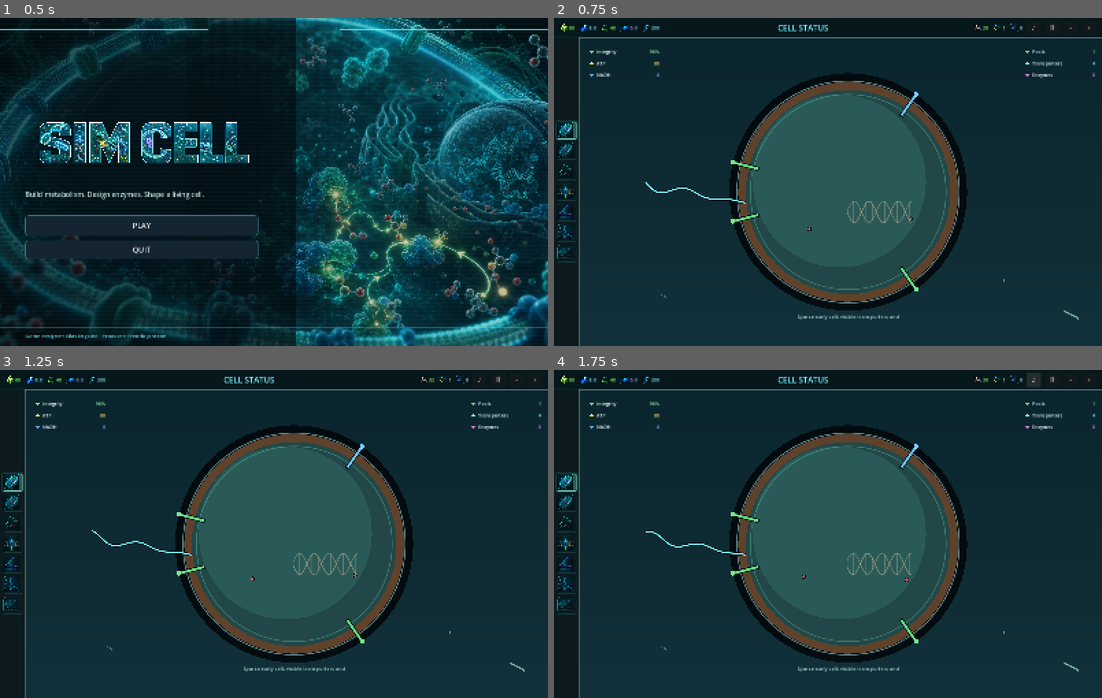
Above: before the commit, frames 1-4 (two rows, left to right).
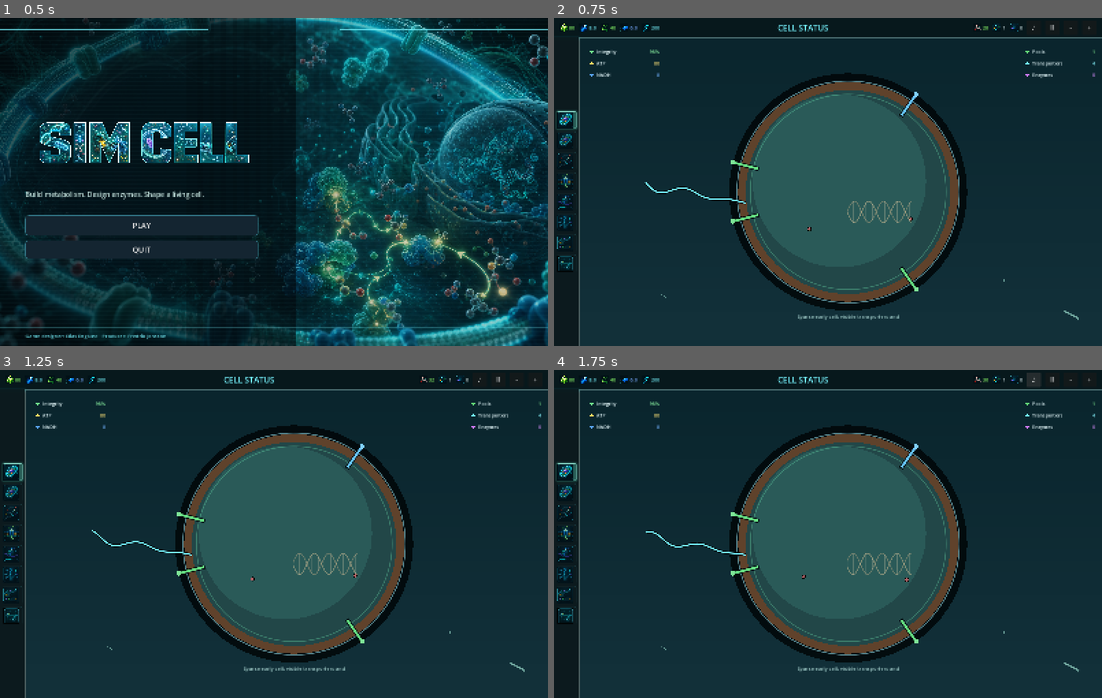
Above: after the commit, the same moments.

Repository: EliasEnglund/SimCell
Game: Godot game, scene res://scenes/main.tscn
The game is run twice, just before and just after one commit, with the same random seed, the same clock (stepped at 60 frames per second) and the same inputs.
Inputs:
- Up to frame 1 (0.5 s): no input
- Up to frame 2 (0.75 s): click "PLAY" at 0.5 s
- Up to frame 3 (1.25 s): no input
- Up to frame 4 (1.75 s): click "♪" at 1.25 s

Frame 1 is identical in both runs. In frame 2, 0.7% of the frame differs, in the area x 0-5%, y 28-78%; in frame 3, 0.7%; in frame 4, 0.7%.

Commit message:
Add map designer and stable exploration cell idle

Diff:
--- a/scripts/ui/cell_view.gd
+++ b/scripts/ui/cell_view.gd
@@ -7,6 +7,7 @@
 const BASE_CELL_RADIUS := 170.0
 const EXPLORATION_ZOOM := 0.62
 const WORLD_BOUNDS := Rect2(Vector2(-2600.0, -2100.0), Vector2(5200.0, 4200.0))
+const MAP_PATH := "res://data/exploration_map.json"
 
 var cell_position := Vector2.ZERO
 var cell_angle := -0.18
@@ -24,14 +25,14 @@
 var _background_texture: Texture2D
 var _particle_overlay_texture: Texture2D
 var _object_texture: Texture2D
-var _object_animation_texture: Texture2D
+var _player_cell_texture: Texture2D
 
 func _ready() -> void:
 	mouse_filter = Control.MOUSE_FILTER_STOP
 	_background_texture = _load_texture("res://assets/art_lab/exploration/exploration-background.png")
 	_particle_overlay_texture = _load_texture("res://assets/art_lab/exploration/parallax-particles-alpha.png")
 	_object_texture = _load_texture("res://assets/art_lab/exploration/exploration-objects-alpha.png")
-	_object_animation_texture = _load_texture("res://assets/art_lab/exploration/exploration-object-animation-alpha.png")
+	_player_cell_texture = _load_texture("res://assets/art_lab/exploration/player-cell-idle-alpha.png")
 	_build_environment()
 	_build_clouds()
 	_build_particles()
@@ -308,19 +309,13 @@
 func _draw_environment_sprite(item: Dictionary, pos: Vector2, alpha: float) -> void:
 	var kind := str(item.get("type", ""))
 	var scale_value := float(item.get("scale", 1.0)) * zoom
-	var animation_region := _object_animation_region(kind)
-	if _object_animation_texture != null and animation_region.size != Vector2.ZERO:
-		var animation_size := _object_animation_sprite_size(kind) * scale_value
-		var frame := int(floor(_elapsed * 5.0 + float(abs(str(item.get("pos", Vector2.ZERO)).hash() % 4)))) % 4
-		var row_region := animation_region
-		row_region.position.x += row_region.size.x * float(frame)
-		_draw_texture_region_centered(_object_animation_texture, row_region, pos, animation_size, float(item.get("angle", 0.0)), Color(1, 1, 1, alpha))
-		return
 	var region := _object_sprite_region(kind, int(item.get("variant", 0)))
-	var pulse := 1.0 + sin(_elapsed * 1.7 + pos.x * 0.013 + pos.y * 0.007) * 0.025
+	var phase := pos.x * 0.013 + pos.y * 0.007
+	var pulse := 1.0 + sin(_elapsed * 1.7 + phase) * 0.025
 	var target_size := _object_sprite_size(kind) * scale_value * pulse
-	var angle := float(item.get("angle", 0.0)) + sin(_elapsed * 0.18 + pos.x * 0.01) * 0.035
-	_draw_texture_region_centered(_object_texture, region, pos, target_size, angle, Color(1, 1, 1, alpha))
+	var angle := float(item.get("angle", 0.0)) + sin(_elapsed * 0.42 + phase) * 0.018
+	var bob := Vector2(0, sin(_elapsed * 1.1 + phase) * 3.0)
+	_draw_texture_region_centered(_object_texture, region, pos + bob, target_size, angle, Color(1, 1, 1, alpha))
 
 func _object_sprite_region(kind: String, variant: int) -> Rect2:
 	var tex_size := Vector2(_object_texture.get_width(), _object_texture.get_height())
@@ -343,23 +338,6 @@
 			return Rect2(Vector2(cell_w * float(2 + variant % 2), cell_h * 2.0), Vector2(cell_w, cell_h))
 	return Rect2(Vector2.ZERO, Vector2(cell_w, cell_h))
 
-func _object_animation_region(kind: String) -> Rect2:
-	if _object_animation_texture == null:
-		return Rect2()
-	var tex_size := Vector2(_object_animation_texture.get_width(), _object_animation_texture.get_height())
-	var frame_w := tex_size.x / 4.0
-	var row_h := tex_size.y / 4.0
-	match kind:
-		"bacteria", "hostile":
-			return Rect2(Vector2(0.0, 0.0), Vector2(frame_w, row_h))
-		"sugar":
-			return Rect2(Vector2(0.0, row_h), Vector2(frame_w, row_h))
-		"sulfur":
-			return Rect2(Vector2(0.0, row_h * 2.0), Vector2(frame_w, row_h))
-		"dead_cell":
-			return Rect2(Vector2(0.0, row_h * 3.0), Vector2(frame_w, row_h))
-	return Rect2()
-
 func _object_sprite_size(kind: String) -> Vector2:
 	match kind:
 		"bacteria", "hostile":
@@ -374,18 +352,6 @@
 			return Vector2(120, 110)
 	return Vector2(120, 100)
 
-func _object_animation_sprite_size(kind: String) -> Vector2:
-	match kind:
-		"bacteria", "hostile":
-			return Vector2(250, 165)
-		"sugar":
-			return Vector2(150, 120)
-		"sulfur":
-			return Vector2(165, 150)
-		"dead_cell":
-			return Vector2(260, 190)
-	return _object_sprite_size(kind)
-
 func _draw_texture_region_centered(texture: Texture2D, region: Rect2, center: Vector2, target_size: Vector2, angle: float, modulate: Color) -> void:
 	var x_axis := Vector2.RIGHT.rotated(angle) * target_size.x
 	var y_axis := Vector2.DOWN.rotated(angle) * target_size.y
@@ -400,12 +366,14 @@
 	var forward := Vector2.RIGHT.rotated(cell_angle)
 	var back := -forward
 	var normal := Vector2(-forward.y, forward.x)
-	if _object_animation_texture != null:
-		var frame := int(floor(_elapsed * (5.0 + _swim_power * 2.0))) % 4
-		var region := _object_animation_region("bacteria")
+	if _player_cell_texture != null:
+		var frame_count := 6
+		var frame := int(floor(_elapsed * (5.0 + _swim_power * 1.5))) % frame_count
+		var frame_w := float(_player_cell_texture.get_width()) / float(frame_count)
+		var region := Rect2(Vector2(0, 0), Vector2(frame_w, _player_cell_texture.get_height()))
 		region.position.x += region.size.x * float(frame)
 		draw_circle(pos, radius * 0.84, Color(0.12, 0.95, 1.0, 0.035))
-		_draw_texture_region_centered(_object_animation_texture, region, pos, Vector2(285, 175) * zoom, cell_angle, Color(1, 1, 1, 1))
+		_draw_texture_region_centered(_player_cell_texture, region, pos, Vector2(215, 215) * zoom, cell_angle + PI * 0.5, Color(1, 1, 1, 1))
 	else:
 		_draw_flagellum(pos + back * radius * 0.84, back, normal, radius, 1.0)
 		draw_circle(pos, radius * 0.62, Color(0.12, 0.95, 1.0, 0.025))
@@ -617,6 +585,10 @@
 			_wake_points.remove_at(0)
 
 func _build_environment() -> void:
+	var saved := _load_saved_map_objects()
+	if not saved.is_empty():
+		_environment = saved
+		return
 	_environment = [
 		{"type": "sugar", "pos": Vector2(520, -220), "scale": 1.3},
 		{"type": "sugar", "pos": Vector2(-1560, -360), "scale": 0.82},
@@ -638,6 +610,30 @@
 		{"type": "virus", "pos": Vector2(1540, 760), "scale": 0.85}
 	]
 
+func _load_saved_map_objects() -> Array[Dictionary]:
+	var path := ProjectSettings.globalize_path(MAP_PATH)
+	if not FileAccess.file_exists(path):
+		return []
+	var file := FileAccess.open(path, FileAccess.READ)
+	if file == null:
+		return []
+	var parsed = JSON.parse_string(file.get_as_text())
+	if typeof(parsed) != TYPE_DICTIONARY:
+		return []
+	var loaded: Array = parsed.get("objects", [])
+	var objects: Array[Dictionary] = []
+	for item in loaded:
+		if typeof(item) != TYPE_DICTIONARY:
+			continue
+		objects.append({
+			"type": str(item.get("type", "sugar")),
+			"variant": int(item.get("variant", 0)),
+			"pos": Vector2(float(item.get("x", 0.0)), float(item.get("y", 0.0))),
+			"scale": float(item.get("scale", 1.0)),
+			"angle": float(item.get("angle", 0.0))
+		})
+	return objects
+
 func _build_clouds() -> void:
 	_clouds = []
 	for i in 18:
--- a/scripts/ui/main.gd
+++ b/scripts/ui/main.gd
@@ -3,6 +3,7 @@
 const CellViewScript := preload("res://scripts/ui/cell_view.gd")
 const MoleculeCanvasScript := preload("res://scripts/ui/molecule_canvas.gd")
 const MetabolismWorkspaceScript := preload("res://scripts/ui/metabolism_workspace.gd")
+const MapDesignerViewScript := preload("res://scripts/ui/map_designer_view.gd")
 const SimulationStateScript := preload("res://scripts/core/simulation_state.gd")
 const MoleculeGraphScript := preload("res://scripts/core/molecule_graph.gd")
 
@@ -13,7 +14,8 @@
 	"membrane": "res://assets/art_lab/icons/views/membrane.png",
 	"proteins": "res://assets/art_lab/icons/views/proteins.png",
 	"dna": "res://assets/art_lab/icons/views/dna.png",
-	"art_lab": "res://assets/art_lab/icons/views/art_lab.png"
+	"art_lab": "res://assets/art_lab/icons/views/art_lab.png",
+	"map_designer": "res://assets/art_lab/icons/views/map_designer.png"
 }
 
 var sim = SimulationStateScript.new()
@@ -226,7 +228,8 @@
 		["Membrane", "membrane"],
 		["Proteins", "proteins"],
 		["DNA", "dna"],
-		["Art Lab", "art_lab"]
+		["Art Lab", "art_lab"],
+		["Map Designer", "map_designer"]
 	]:
 		var button := Button.new()
 		button.text = ""
@@ -281,6 +284,8 @@
 		_build_dna_view()
 	elif view_id == "art_lab":
 		_build_art_lab_view()
+	elif view_id == "map_designer":
+		_build_map_designer_view()
 	_refresh()
 	_update_nav_buttons()
 
@@ -308,6 +313,12 @@
 	cell_view.set_anchors_preset(Control.PRESET_FULL_RECT)
 	cell_view.clip_contents = true
 	content.add_child(cell_view)
+
+func _build_map_designer_view() -> void:
+	var designer = MapDesignerViewScript.new()
+	designer.set_anchors_preset(Control.PRESET_FULL_RECT)
+	designer.clip_contents = true
+	content.add_child(designer)
 
 func _build_metabolism_view() -> void:
 	metabolism_molecule_list_signature = ""
@@ -511,7 +522,8 @@
 		["Membrane", VIEW_ICON_PATHS["membrane"]],
 		["Proteins", VIEW_ICON_PATHS["proteins"]],
 		["DNA", VIEW_ICON_PATHS["dna"]],
-		["Art Lab", VIEW_ICON_PATHS["art_lab"]]
+		["Art Lab", VIEW_ICON_PATHS["art_lab"]],
+		["Map Designer", VIEW_ICON_PATHS["map_designer"]]
 	], 132.0))
 	stack.add_child(_art_sheet_section("Generated Sheets", [
 		["Simple Resources", "res://assets/art_lab/sheets/resource_icons_simple_sheet.png"],
@@ -1458,6 +1470,7 @@
 		"proteins": "PROTEIN BUILDER",
 		"dna": "DNA TECH TREE",
 		"art_lab": "ART LAB",
+		"map_designer": "MAP DESIGNER",
 		"enzyme_designer": "ENZYME DESIGNER"
 	}
 	return titles.get(view_id, view_id.to_upper())
--- /dev/null
+++ b/scripts/ui/map_designer_view.gd
@@ -0,0 +1,423 @@
+extends Control
+class_name MapDesignerView
+
+signal map_saved(message: String)
+
+const MAP_PATH := "res://data/exploration_map.json"
+const GRID_SIZE := 160.0
+const WORLD_BOUNDS := Rect2(Vector2(-2600.0, -2100.0), Vector2(5200.0, 4200.0))
+
+var _canvas: DesignerCanvas
+var _status_label: Label
+
+func _ready() -> void:
+	_build_layout()
+
+func _input(event: InputEvent) -> void:
+	if _canvas == null:
+		return
+	if event is InputEventMouseButton and event.button_index == MOUSE_BUTTON_LEFT and not event.pressed and _canvas.has_feature_drag():
+		var mouse := get_global_mouse_position()
+		if _canvas.get_global_rect().has_point(mouse):
+			_canvas.place_feature_at_global(mouse)
+		else:
+			_canvas.cancel_feature_drag()
+
+func _build_layout() -> void:
+	var layout := HBoxContainer.new()
+	layout.set_anchors_preset(Control.PRESET_FULL_RECT)
+	layout.add_theme_constant_override("separation", 0)
+	add_child(layout)
+
+	var side := PanelContainer.new()
+	side.custom_minimum_size = Vector2(300, 0)
+	side.add_theme_stylebox_override("panel", _side_panel_style())
+	layout.add_child(side)
+
+	var stack := VBoxContainer.new()
+	stack.add_theme_constant_override("separation", 12)
+	side.add_child(stack)
+	stack.add_child(_title("MAP DESIGNER", "Drag features into the map. Mouse-drag the map to pan, wheel to zoom."))
+
+	for feature in _feature_defs():
+		stack.add_child(_feature_row(feature))
+
+	var spacer := Control.new()
+	spacer.size_flags_vertical = Control.SIZE_EXPAND_FILL
+	stack.add_child(spacer)
+
+	var save := Button.new()
+	save.text = "SAVE MAP"
+	save.custom_minimum_size = Vector2(0, 44)
+	save.add_theme_stylebox_override("normal", _button_style(false))
+	save.add_theme_stylebox_override("hover", _button_style(true))
+	save.add_theme_stylebox_override("pressed", _button_style(true))
+	save.pressed.connect(_save_map)
+	stack.add_child(save)
+
+	_status_label = Label.new()
+	_status_label.autowrap_mode = TextServer.AUTOWRAP_WORD_SMART
+	_status_label.modulate = Color("dbeff2")
+	stack.add_child(_status_label)
+
+	_canvas = DesignerCanvas.new()
+	_canvas.size_flags_horizontal = Control.SIZE_EXPAND_FILL
+	_canvas.size_flags_vertical = Control.SIZE_EXPAND_FILL
+	_canvas.clip_contents = true
+	_canvas.features = _feature_defs()
+	_canvas.load_map()
+	layout.add_child(_canvas)
+
+func _feature_defs() -> Array[Dictionary]:
+	return [
+		{"id": "sugar", "label": "Glucose Deposit", "color": Color("b7ef42"), "variant": 0},
+		{"id": "sulfur", "label": "Sulfur Crystals", "color": Color("ffe064"), "variant": 0},
+		{"id": "nitrogen", "label": "Nitrogen Source", "color": Color("65a9ff"), "variant": 0},
+		{"id": "bacteria", "label": "Neutral Cell", "color": Color("74d6c8"), "variant": 0},
+		{"id": "hostile", "label": "Hostile Cell", "color": Color("e95058"), "variant": 1},
+		{"id": "dead_cell", "label": "Broken Cell", "color": Color("c8d0a2"), "variant": 0},
+		{"id": "virus", "label": "Virus / Debris", "color": Color("b46ce6"), "variant": 0}
+	]
+
+func _feature_row(feature: Dictionary) -> Control:
+	var row := Button.new()
+	row.text = str(feature.get("label", "Feature"))
+	row.custom_minimum_size = Vector2(0, 42)
+	row.alignment = HORIZONTAL_ALIGNMENT_LEFT
+	row.icon_alignment = HORIZONTAL_ALIGNMENT_LEFT
+	row.tooltip_text = "Drag into map"
+	row.add_theme_stylebox_override("normal", _button_style(false))
+	row.add_theme_stylebox_override("hover", _button_style(true))
+	row.add_theme_stylebox_override("pressed", _button_style(true))
+	row.gui_input.connect(func(event: InputEvent):
+		if event is InputEventMouseButton and event.button_index == MOUSE_BUTTON_LEFT and event.pressed:
+			_canvas.begin_feature_drag(feature)
+	)
+	return row
+
+func _save_map() -> void:
+	var result := _canvas.save_map()
+	_status_label.text = result
+	map_saved.emit(result)
+
+func _title(title_text: String, subtitle: String) -> Control:
+	var box := VBoxContainer.new()
+	var title := Label.new()
+	title.text = title_text
+	title.add_theme_font_size_override("font_size", 19)
+	title.modulate = Color("76f4ff")
+	box.add_child(title)
+	var sub := Label.new()
+	sub.text = subtitle
+	sub.autowrap_mode = TextServer.AUTOWRAP_WORD_SMART
+	sub.modulate = Color(0.72, 0.84, 0.82)
+	box.add_child(sub)
+	return box
+
+func _side_panel_style() -> StyleBoxFlat:
+	var style := StyleBoxFlat.new()
+	style.bg_color = Color(0.025, 0.080, 0.095, 0.94)
+	style.border_color = Color(0.30, 0.78, 0.86, 0.72)
+	style.set_border_width(SIDE_RIGHT, 2)
+	style.content_margin_left = 14
+	style.content_margin_top = 14
+	style.content_margin_right = 14
+	style.content_margin_bottom = 14
+	return style
+
+func _button_style(active: bool) -> StyleBoxFlat:
+	var style := StyleBoxFlat.new()
+	style.bg_color = Color(0.05, 0.18, 0.22, 0.92) if active else Color(0.03, 0.12, 0.15, 0.82)
+	style.border_color = Color(0.46, 0.96, 1.0, 0.70 if active else 0.28)
+	style.set_border_width_all(1)
+	style.set_corner_radius_all(4)
+	style.content_margin_left = 12
+	style.content_margin_right = 12
+	style.content_margin_top = 8
+	style.content_margin_bottom = 8
+	return style
+
+class DesignerCanvas:
+	extends Control
+
+	var features: Array[Dictionary] = []
+	var objects: Array[Dictionary] = []
+	var pan := Vector2.ZERO
+	var zoom := 0.72
+	var _dragging_feature: Dictionary = {}
+	var _dragging_object := -1
+	var _panning := false
+	var _last_mouse := Vector2.ZERO
+	var _background_texture: Texture2D
+	var _object_texture: Texture2D
+
+	func _ready() -> void:
+		mouse_filter = Control.MOUSE_FILTER_STOP
+		_background_texture = _load_texture("res://assets/art_lab/exploration/exploration-background.png")
+		_object_texture = _load_texture("res://assets/art_lab/exploration/exploration-objects-alpha.png")
+
+	func begin_feature_drag(feature: Dictionary) -> void:
+		_dragging_feature = feature.duplicate(true)
+		_dragging_object = -1
+		queue_redraw()
+
+	func has_feature_drag() -> bool:
+		return not _dragging_feature.is_empty()
+
+	func cancel_feature_drag() -> void:
+		_dragging_feature = {}
+		queue_redraw()
+
+	func place_feature_at_global(global_pos: Vector2) -> void:
+		_place_feature(global_pos - global_position)
+		_dragging_feature = {}
+		queue_redraw()
+
+	func load_map() -> void:
+		objects = _default_objects()
+		var path := ProjectSettings.globalize_path(MAP_PATH)
+		if not FileAccess.file_exists(path):
+			queue_redraw()
+			return
+		var file := FileAccess.open(path, FileAccess.READ)
+		if file == null:
+			return
+		var parsed = JSON.parse_string(file.get_as_text())
+		if typeof(parsed) != TYPE_DICTIONARY:
+			return
+		var loaded: Array = parsed.get("objects", [])
+		objects = []
+		for item in loaded:
+			if typeof(item) != TYPE_DICTIONARY:
+				continue
+			objects.append({
+				"type": str(item.get("type", "sugar")),
+				"variant": int(item.get("variant", 0)),
+				"pos": Vector2(float(item.get("x", 0.0)), float(item.get("y", 0.0))),
+				"scale": float(item.get("scale", 1.0)),
+				"angle": float(item.get("angle", 0.0))
+			})
+		queue_redraw()
+
+	func save_map() -> String:
+		DirAccess.make_dir_recursive_absolute(ProjectSettings.globalize_path("res://data"))
+		var payload := {"objects": []}
+		for item in objects:
+			var pos: Vector2 = item.get("pos", Vector2.ZERO)
+			payload["objects"].append({
+				"type": str(item.get("type", "sugar")),
+				"variant": int(item.get("variant", 0)),
+				"x": snappedf(pos.x, 1.0),
+				"y": snappedf(pos.y, 1.0),
+				"scale": float(item.get("scale", 1.0)),
+				"angle": float(item.get("angle", 0.0))
+			})
+		var path := ProjectSettings.globalize_path(MAP_PATH)
+		var file := FileAccess.open(path, FileAccess.WRITE)
+		if file == null:
+			return "Could not write map file."
+		file.store_string(JSON.stringify(payload, "\t"))
+		return "Saved %d objects to %s" % [objects.size(), MAP_PATH]
+
+	func _gui_input(event: InputEvent) -> void:
+		if event is InputEventMouseButton:
+			if event.button_index == MOUSE_BUTTON_WHEEL_UP and event.pressed:
+				_zoom_at(1.08, event.position)
+			elif event.button_index == MOUSE_BUTTON_WHEEL_DOWN and event.pressed:
+				_zoom_at(1.0 / 1.08, event.position)
+			elif event.button_index == MOUSE_BUTTON_LEFT:
+				if event.pressed:
+					_last_mouse = event.position
+					var hit := _object_at(event.position)
+					if hit >= 0:
+						_dragging_object = hit
+					elif _dragging_feature.is_empty():
+						_panning = true
+				else:
+					if not _dragging_feature.is_empty():
+						_place_feature(event.position)
+					_dragging_feature = {}
+					_dragging_object = -1
+					_panning = false
+					queue_redraw()
+			elif event.button_index == MOUSE_BUTTON_RIGHT and event.pressed:
+				var hit := _object_at(event.position)
+				if hit >= 0:
+					objects.remove_at(hit)
+					queue_redraw()
+		elif event is InputEventMouseMotion:
+			if _panning:
+				pan += event.position - _last_mouse
+				_last_mouse = event.position
+				queue_redraw()
+			elif _dragging_object >= 0:
+				objects[_dragging_object]["pos"] = _snap_world(_screen_to_world(event.position))
+				queue_redraw()
+			elif not _dragging_feature.is_empty():
+				queue_redraw()
+
+	func _draw() -> void:
+		_draw_background()
+		_draw_grid()
+		_draw_bounds()
+		for item in objects:
+			_draw_map_object(item, 1.0)
+		if not _dragging_feature.is_empty():
+			var preview := {
+				"type": str(_dragging_feature.get("id", "sugar")),
+				"variant": int(_dragging_feature.get("variant", 0)),
+				"pos": _snap_world(_screen_to_world(get_local_mouse_position())),
+				"scale": 1.0,
+				"angle": 0.0
+			}
+			_draw_map_object(preview, 0.55)
+
+	func _draw_background() -> void:
+		draw_rect(Rect2(Vector2.ZERO, size), Color("07181c"), true)
+		if _background_texture == null:
+			return
+		var source_size := Vector2(_background_texture.get_width(), _background_texture.get_height())
+		var target := _cover_rect(source_size, Rect2(Vector2.ZERO, size))
+		draw_texture_rect(_background_texture, target, false, Color(1, 1, 1, 0.36))
+		draw_rect(Rect2(Vector2.ZERO, size), Color(0.0, 0.05, 0.06, 0.28), true)
+
+	func _draw_grid() -> void:
+		var top_left := _screen_to_world(Vector2.ZERO)
+		var bottom_right := _screen_to_world(size)
+		var start_x: float = floor(top_left.x / GRID_SIZE) * GRID_SIZE
+		var start_y: float = floor(top_left.y / GRID_SIZE) * GRID_SIZE
+		var x: float = start_x
+		while x <= bottom_right.x:
+			var sx := _world_to_screen(Vector2(x, 0)).x
+			draw_line(Vector2(sx, 0), Vector2(sx, size.y), Color(0.40, 0.95, 1.0, 0.12), 1.0)
+			x += GRID_SIZE
+		var y: float = start_y
+		while y <= bottom_right.y:
+			var sy := _world_to_screen(Vector2(0, y)).y
+			draw_line(Vector2(0, sy), Vector2(size.x, sy), Color(0.40, 0.95, 1.0, 0.12), 1.0)
+			y += GRID_SIZE
+
+	func _draw_bounds() -> void:
+		var rect := Rect2(_world_to_screen(WORLD_BOUNDS.position), WORLD_BOUNDS.size * zoom)
+		draw_rect(rect, Color(0.46, 0.96, 1.0, 0.22), false, 2.0)
+
+	func _draw_map_object(item: Dictionary, alpha: float) -> void:
+		var pos: Vector2 = _world_to_screen(item.get("pos", Vector2.ZERO))
+		var kind := str(item.get("type", "sugar"))
+		var scale_value := float(item.get("scale", 1.0)) * zoom
+		if _object_texture != null:
+			var region := _object_sprite_region(kind, int(item.get("variant", 0)))
+			var target_size := _object_sprite_size(kind) * scale_value
+			_draw_texture_region_centered(_object_texture, region, pos, target_size, float(item.get("angle", 0.0)), Color(1, 1, 1, alpha))
+		else:
+			var color := _feature_color(kind)
+			draw_circle(pos, 36.0 * scale_value, Color(0, 0, 0, 0.58 * alpha))
+			draw_circle(pos, 28.0 * scale_value, Color(color.r, color.g, color.b, 0.86 * alpha))
+
+	func _object_at(screen_pos: Vector2) -> int:
+		for i in range(objects.size() - 1, -1, -1):
+			var item := objects[i]
+			var pos := _world_to_screen(item.get("pos", Vector2.ZERO))
+			var radius := maxf(_object_sprite_size(str(item.get("type", "sugar"))).x, 120.0) * float(item.get("scale", 1.0)) * zoom * 0.45
+			if pos.distance_to(screen_pos) <= radius:
+				return i
+		return -1
+
+	func _place_feature(screen_pos: Vector2) -> void:
+		objects.append({
+			"type": str(_dragging_feature.get("id", "sugar")),
+			"variant": int(_dragging_feature.get("variant", 0)),
+			"pos": _snap_world(_screen_to_world(screen_pos)),
+			"scale": 1.0,
+			"angle": 0.0
+		})
+
+	func _zoom_at(factor: float, screen_pos: Vector2) -> void:
+		var before := _screen_to_world(screen_pos)
+		zoom = clampf(zoom * factor, 0.25, 2.2)
+		var after := _screen_to_world(screen_pos)
+		pan += (after - before) * zoom
+		queue_redraw()
+
+	func _world_to_screen(world: Vector2) -> Vector2:
+		return world * zoom + size * 0.5 + pan
+
+	func _screen_to_world(screen: Vector2) -> Vector2:
+		return (screen - size * 0.5 - pan) / zoom
+
+	func _snap_world(world: Vector2) -> Vector2:
+		return Vector2(roundf(world.x / GRID_SIZE) * GRID_SIZE, roundf(world.y / GRID_SIZE) * GRID_SIZE)
+
+	func _default_objects() -> Array[Dictionary]:
+		return [
+			{"type": "sugar", "variant": 0, "pos": Vector2(520, -220), "scale": 1.3, "angle": 0.0},
+			{"type": "sulfur", "variant": 0, "pos": Vector2(980, 420), "scale": 1.2, "angle": 0.0},
+			{"type": "nitrogen", "variant": 0, "pos": Vector2(-840, 680), "scale": 1.1, "angle": 0.0},
+			{"type": "bacteria", "variant": 0, "pos": Vector2(-720, -520), "scale": 0.8, "angle": 0.4},
+			{"type": "dead_cell", "variant": 0, "pos": Vector2(-360, 1150), "scale": 0.92, "angle": 0.25}
+		]
+
+	func _feature_color(kind: String) -> Color:
+		for feature in features:
+			if str(feature.get("id", "")) == kind:
+				return feature.get("color", Color("76f4ff"))
+		return Color("76f4ff")
+
+	func _object_sprite_region(kind: String, variant: int) -> Rect2:
+		var tex_size := Vector2(_object_texture.get_width(), _object_texture.get_height())
+		var cell_w := tex_size.x / 4.0
+		var cell_h := tex_size.y / 3.0
+		match kind:
+			"bacteria":
+				return Rect2(Vector2(cell_w * float(variant % 4), 0.0), Vector2(cell_w, cell_h))
+			"hostile":
+				return Rect2(Vector2(cell_w, 0.0), Vector2(cell_w, cell_h))
+			"sugar":
+				return Rect2(Vector2(cell_w * float(variant % 2), cell_h), Vector2(cell_w, cell_h))
+			"sulfur":
+				return Rect2(Vector2(cell_w * float(2 + variant % 2), cell_h), Vector2(cell_w, cell_h))
+			"nitrogen":
+				return Rect2(Vector2(cell_w * 3.0, cell_h), Vector2(cell_w, cell_h))
+			"dead_cell":
+				return Rect2(Vector2(cell_w * float(variant % 2), cell_h * 2.0), Vector2(cell_w, cell_h))
+			"virus":
+				return Rect2(Vector2(cell_w * float(2 + variant % 2), cell_h * 2.0), Vector2(cell_w, cell_h))
+		return Rect2(Vector2.ZERO, Vector2(cell_w, cell_h))
+
+	func _object_sprite_size(kind: String) -> Vector2:
+		match kind:
+			"bacteria", "hostile":
+				return Vector2(250, 170)
+			"sugar", "nitrogen":
+				return Vector2(145, 120)
+			"sulfur":
+				return Vector2(160, 145)
+			"dead_cell":
+				return Vector2(260, 190)
+			"virus":
+				return Vector2(120, 110)
+		return Vector2(120, 100)
+
+	func _draw_texture_region_centered(texture: Texture2D, region: Rect2, center: Vector2, target_size: Vector2, angle: float, modulate: Color) -> void:
+		var x_axis := Vector2.RIGHT.rotated(angle) * target_size.x
+		var y_axis := Vector2.DOWN.rotated(angle) * target_size.y
+		var top_left := center - x_axis * 0.5 - y_axis * 0.5
+		draw_set_transform_matrix(Transform2D(x_axis / region.size.x, y_axis / region.size.y, top_left))
+		draw_texture_rect_region(texture, Rect2(Vector2.ZERO, region.size), region, modulate)
+		draw_set_transform(Vector2.ZERO, 0.0, Vector2.ONE)
+
+	func _cover_rect(source_size: Vector2, bounds: Rect2) -> Rect2:
+		if source_size.x <= 0.0 or source_size.y <= 0.0:
+			return bounds
+		var scale_value := maxf(bounds.size.x / source_size.x, bounds.size.y / source_size.y)
+		var fitted := source_size * scale_value
+		return Rect2(bounds.position + (bounds.size - fitted) * 0.5, fitted)
+
+	func _load_texture(path: String) -> Texture2D:
+		var actual_path := ProjectSettings.globalize_path(path) if path.begins_with("res://") else path
+		if not FileAccess.file_exists(actual_path):
+			return null
+		var image := Image.load_from_file(actual_path)
+		if image == null:
+			return null
+		return ImageTexture.create_from_image(image)
Binary file added: assets/art_lab/exploration/player-cell-idle-alpha.png
Binary file added: assets/art_lab/icons/views/map_designer.png
